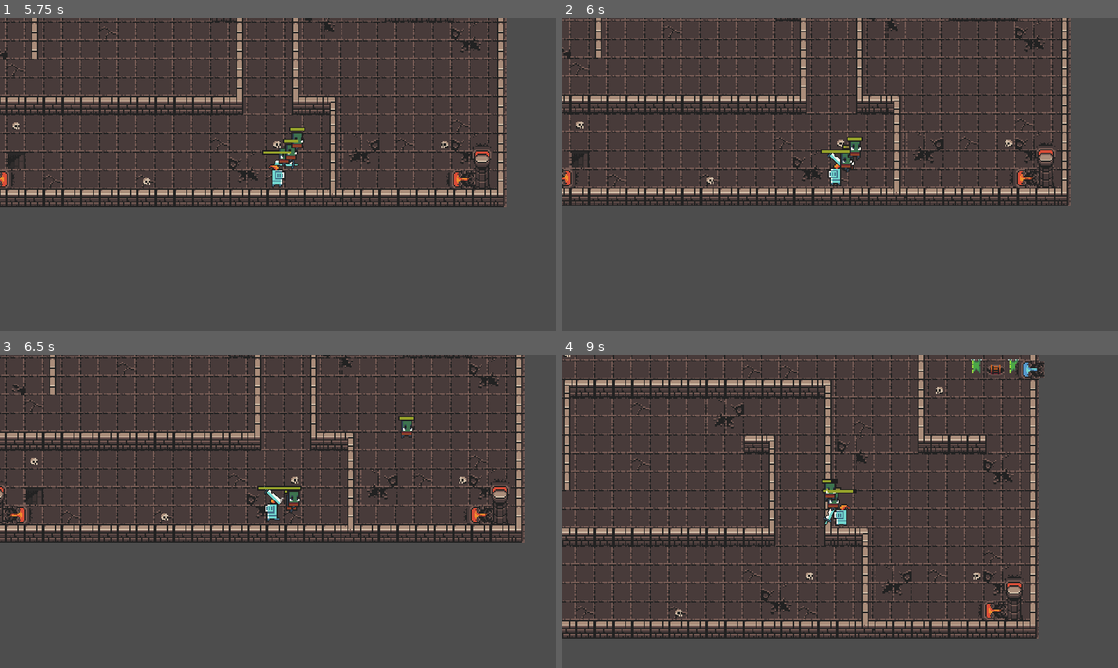
Above: before the commit, frames 1-4 (two rows, left to right).
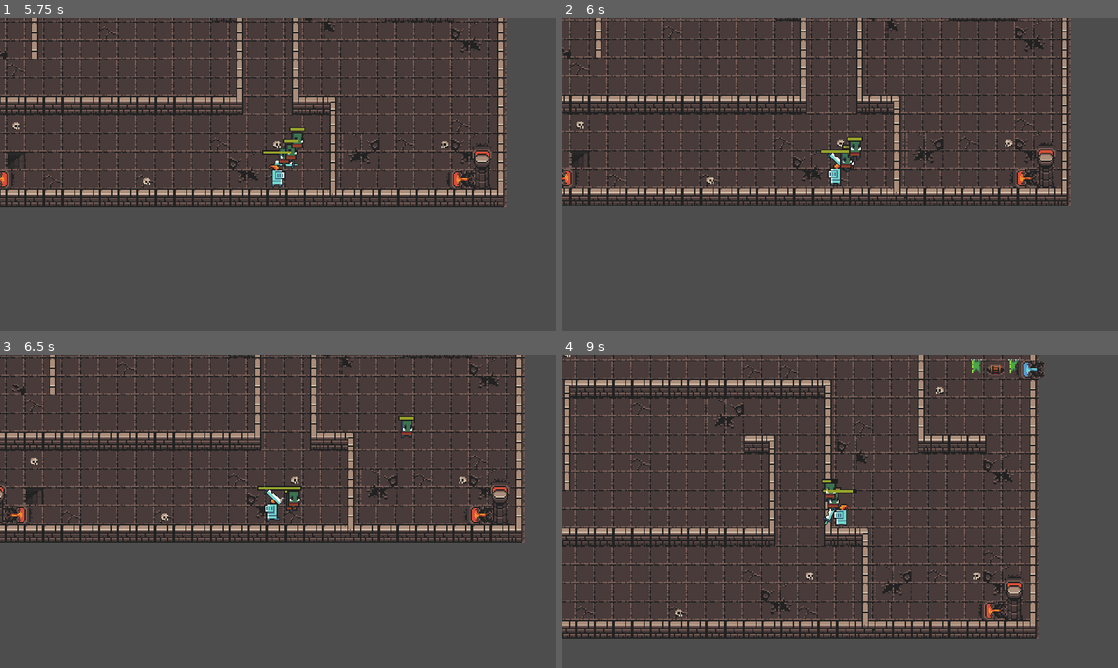
Above: after the commit, the same moments.

Repository: baieteala/simulare
Game: Godot game, scene res://scenes/Rooms/SecondRoom.tscn
Two runs of this game, one before a commit and one after it. Both use one fixed random seed, a clock stepped at 60 frames per second and the inputs below. This scene is started directly instead of the project's main scene.
Inputs (mouse positions are in pixels of both pictures, inside the frame that each line leads up to):
- Up to frame 1 (5.75 s): move the mouse to (400, 158) at 0.52 s; hold D (right) 0.53-1.28 s; tap Space (ui_select) at 0.77, 1.52, 3.02, 3.77, 4.52 s; move the mouse to (166, 190) at 1.27 s; hold S (down) 1.28-2.03 s; move the mouse to (333, 105) at 2.02 s; hold D (right) 2.03-2.78 s; move the mouse to (250, 237) at 2.77 s; hold Up (ui_up) 2.78-3.53 s; move the mouse to (444, 221) at 3.52 s; hold A (left) 3.53-5.03 s; move the mouse to (111, 127) at 4.27 s; move the mouse to (305, 174) at 5.02 s; hold S (down) from 5.03 s (still down)
- Up to frame 2 (6 s): move the mouse to (756, 96) at 5.77 s; release S (down) at 5.78 s; hold D (right) from 5.78 s (still down)
- Up to frame 3 (6.5 s): keep holding D (right); tap Space (ui_select) at 6.02 s
- Up to frame 4 (9 s): move the mouse to (962, 495) at 6.52 s; release D (right) at 6.53 s; hold Up (ui_up) 6.53-7.28 s; tap Space (ui_select) at 6.77, 7.52 s; move the mouse to (728, 527) at 7.27 s; hold D (right) 7.28-8.03 s; move the mouse to (895, 442) at 8.02 s; hold S (down) 8.03-8.78 s; move the mouse to (812, 574) at 8.77 s; hold A (left) from 8.78 s (still down)

Frame 1 is identical in both runs. In frame 2, less than 0.1% of the frame differs, in the area x 2-66%, y 0-60%; in frame 3, less than 0.1%; in frame 4, less than 0.1%.

Commit message:
s-a dus problema

Diff:
--- a/proiect-simulare/scenes/Characters/Player/player.gd
+++ b/proiect-simulare/scenes/Characters/Player/player.gd
@@ -63,15 +63,13 @@
 
 
 func _on_area_2d_area_entered(area):
-	# TODO trebuie sa rezolvi cumva aici, sa faci in asa fel incat sa poti sa te duci si la a 3-a camera
-	# get_tree().get_current_scene().get_name() returneaza 'Game' for some reason, desi ma asteptam
-	# sa returneze EntryRoom. Poate ii dai de cap
 	print("am intrat, nr de mobi: ", GlobalVariables.num_of_enemies)
-	if GlobalVariables.num_of_enemies == 0 and area.is_in_group("go_to_second_room"):
-		TransitionScene.transition()
-		await TransitionScene.on_transition_finished
-		#if get_tree().get_current_scene() == $"res://scenes/Rooms/EntryRoom.tscn":
-		get_tree().change_scene_to_packed(second_room)
-		#else:
-			#print(get_tree().get_current_scene().get_name())
-			#get_tree().change_scene_to_packed(boss_room)
+	if GlobalVariables.num_of_enemies == 0:
+		if area.is_in_group("go_to_second_room"):
+			TransitionScene.transition()
+			await TransitionScene.on_transition_finished
+			get_tree().change_scene_to_packed(second_room)
+		if area.is_in_group("go_to_boss"):
+			TransitionScene.transition()
+			await TransitionScene.on_transition_finished
+			get_tree().change_scene_to_packed(boss_room)
--- a/proiect-simulare/scenes/Rooms/BossRoom.tscn
+++ b/proiect-simulare/scenes/Rooms/BossRoom.tscn
@@ -1,13 +1,8 @@
 [gd_scene load_steps=2 format=3 uid="uid://dnev3nxgbwvfq"]
 
-[sub_resource type="CircleShape2D" id="CircleShape2D_lgn3g"]
-radius = 8.06226
+[ext_resource type="PackedScene" uid="uid://cf3apfmjgsdjf" path="res://scenes/Characters/Player/player.tscn" id="1_xw1ap"]
 
 [node name="BossRoom" type="Area2D"]
 
-[node name="Area2D" type="Area2D" parent="." groups=["go_to_second_room"]]
-position = Vector2(36, 23)
-
-[node name="CollisionShape2D" type="CollisionShape2D" parent="Area2D"]
-position = Vector2(-12, -15)
-shape = SubResource("CircleShape2D_lgn3g")
+[node name="Player" parent="." instance=ExtResource("1_xw1ap")]
+position = Vector2(78, 222)
--- a/proiect-simulare/scenes/Rooms/SecondRoom.tscn
+++ b/proiect-simulare/scenes/Rooms/SecondRoom.tscn
@@ -5161,6 +5161,9 @@
 sources/2 = SubResource("TileSetAtlasSource_1w6v5")
 sources/3 = SubResource("TileSetAtlasSource_lk5x4")
 
+[sub_resource type="CircleShape2D" id="CircleShape2D_fbals"]
+radius = 8.06226
+
 [node name="SecondRoom" type="Node2D"]
 
 [node name="Room" type="TileMap" parent="."]
@@ -5181,3 +5184,10 @@
 [node name="BossDoor" parent="." instance=ExtResource("1_t54hf")]
 position = Vector2(442, 42)
 destination = "BossRoom"
+
+[node name="Area2D" type="Area2D" parent="." groups=["go_to_boss"]]
+position = Vector2(36, 23)
+
+[node name="CollisionShape2D" type="CollisionShape2D" parent="Area2D"]
+position = Vector2(407, 26)
+shape = SubResource("CircleShape2D_fbals")
Not shown: 1 places in proiect-simulare/scenes/Rooms/SecondRoom.tscn that only renumber resources
